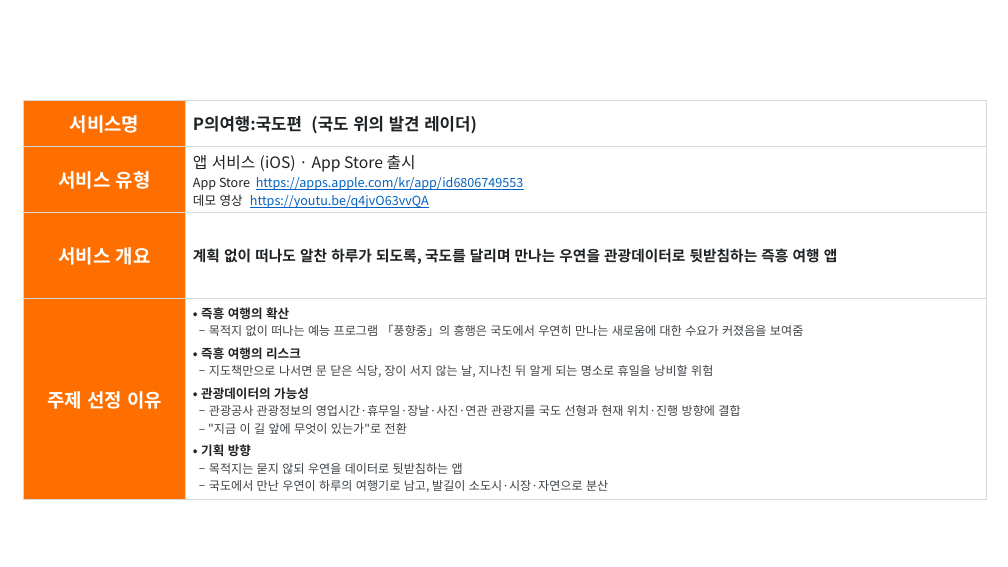
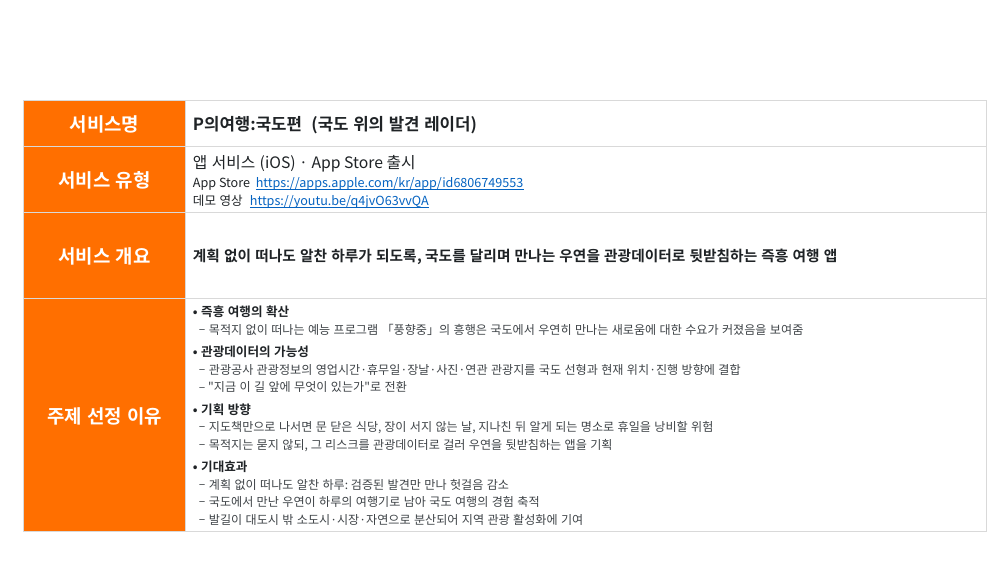
Before and after one commit to Hyee0ne/p-trip, a slide deck: slide 2 of docs/기능설명서_P의여행.pptx. Drawn at 1008x567 pixels with LibreOffice and Linux fonts; fonts in the diff are those of the drawing; background and template pictures are left out. Boxes give left, top, right and bottom in pixels: in the first picture for what was removed or moved away, otherwise in the second. Text is boxed around its words. In the diff, an @@ line names an element or a change of style, - is before the commit and + after.

```diff
--- a/docs/기능설명서_P의여행.pptx
+++ b/docs/기능설명서_P의여행.pptx
@@ table at <box>23,101,987,529</box> @@
@@ row 4, column 2: "• 즉흥 여행의 확산 / ‒ 목적지 없이 떠나는 예능 프로그램 「풍향중」의 흥행은 국도에서 우연히 만나는 새로움에 대한 수요가 커졌음을 보여줌 / • 즉흥 여행의 리스크 / ‒ 지도책만으로 나서면 문 닫은 식당, 장이 서지 않는 날, 지나친 뒤 알게 되는 명소로 휴일을 낭비할 위험 / • 관광데이터의 가능성 / ‒ 관광공사 관광정보의 영업시간·휴무일·장날·사진·연관 관광지를 국도 선형과 현재 위치·진행 방향에 결합 / ‒ "지금 이 길 앞에 무엇이 있는가"로 전환 / • 기획 방향 / ‒ 목적지는 묻지 않되 우연을 데이터로 뒷받침하는 앱 / ‒ 국도에서 만난 우연이 하루의 여행기로 남고, 발길이 소도시·시장·자연으로 분산" to "• 즉흥 여행의 확산 / ‒ 목적지 없이 떠나는 예능 프로그램 「풍향중」의 흥행은 국도에서 우연히 만나는 새로움에 대한 수요가 커졌음을 보여줌 / • 관광데이터의 가능성 / ‒ 관광공사 관광정보의 영업시간·휴무일·장날·사진·연관 관광지를 국도 선형과 현재 위치·진행 방향에 결합 / ‒ "지금 이 길 앞에 무엇이 있는가"로 전환 / • 기획 방향 / ‒ 지도책만으로 나서면 문 닫은 식당, 장이 서지 않는 날, 지나친 뒤 알게 되는 명소로 휴일을 낭비할 위험 / ‒ 목적지는 묻지 않되, 그 리스크를 관광데이터로 걸러 우연을 뒷받침하는 앱을 기획 / • 기대효과 / ‒ 계획 없이 떠나도 알찬 하루: 검증된 발견만 만나 헛걸음 감소 / ‒ 국도에서 만난 우연이 하루의 여행기로 남아 국도 여행의 경험 축적 / ‒ 발길이 대도시 밖 소도시·시장·자연으로 분산되어 지역 관광 활성화에 기여" @@
```
Also in this commit, not shown: 2 other files.
